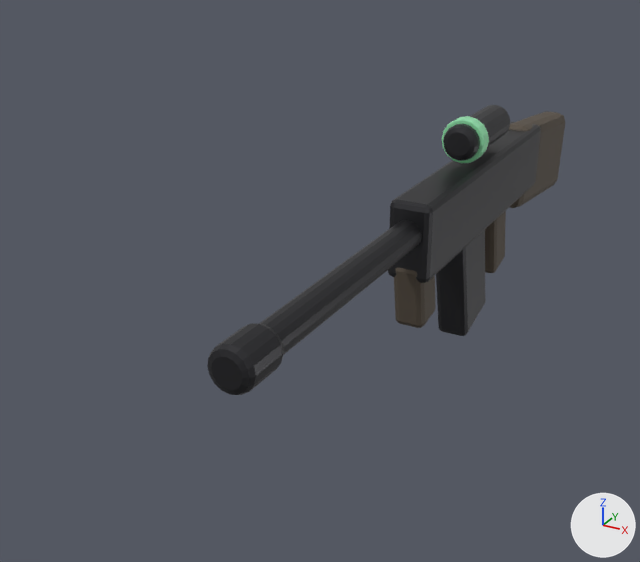
Two versions of the glTF model game/assets/models/rifle.glb, one commit apart.
One viewpoint serves both versions: a 50 mm lens placed at (0.385, -1.147, 0.385), pointed at (-0.111, -0.245, -0.066). Lighting does not change. The marker at lower right points along +X, +Y and +Z. The picture after the commit comes second. Where no turn or scale is listed for an object, it has been applied to the vertices. Vertices at exactly the same position are counted once.

The scene before the commit, as lines of its bpy script (objects in view):
```python
ob_barrel = bpy.data.objects.new('barrel', me_cylinder)
ob_barrel.location = (0.0, -0.38, 0.012)
ob_foregrip = bpy.data.objects.new('foregrip', me_cube_004)
ob_foregrip.location = (0.0, 0.0, 0.0)
ob_mag = bpy.data.objects.new('mag', me_cube_002)
ob_mag.location = (0.0, 0.0, 0.0)
ob_muzzle = bpy.data.objects.new('muzzle', me_cylinder_001)
ob_muzzle.location = (0.0, -0.58, 0.012)
ob_receiver = bpy.data.objects.new('receiver', me_cube)
ob_receiver.location = (0.0, 0.0, 0.0)
ob_scope = bpy.data.objects.new('scope', me_cylinder_002)
ob_scope.location = (0.0, 0.0, 0.085)
ob_scope_ring = bpy.data.objects.new('scope_ring', me_cylinder_003)
ob_scope_ring.location = (0.0, -0.05, 0.085)
ob_stock = bpy.data.objects.new('stock', me_cube_001)
ob_stock.location = (0.0, 0.0, 0.0)
# also in view: 'grip' at (0.0, 0.08, -0.09)
```
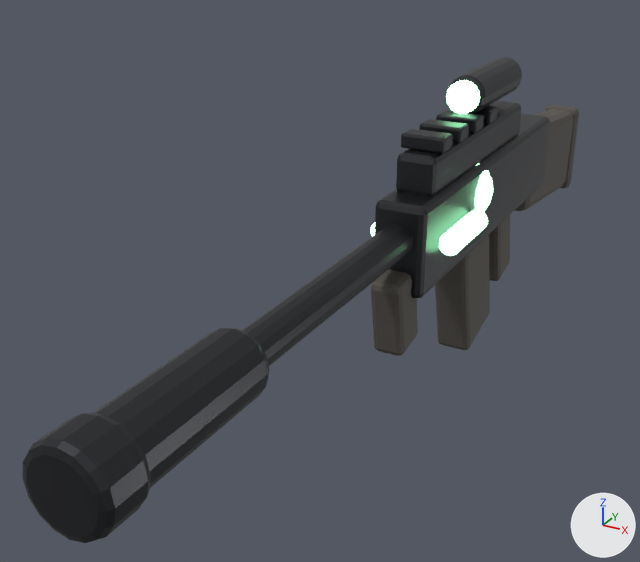
Commit message: Boss theme (dynamic crossfade when PZ manifests) + energy rifle v2 with glowing core + custom/weapon.glb drop-in slot

Where the change shows, as pixel boxes (x1, y1, x2, y2) in the pictures (640 x 562 px; the box of a moved part takes in the faces that stretch with it):
'receiver', rescaled (14% wider, 14% taller)
    before: (388, 122, 541, 283)
    after: (375, 114, 550, 298)
'suppressor', added
    after: (94, 328, 269, 488)
'muzzle_brake', added
    after: (23, 413, 151, 543)
'barrel', moved
    before: (259, 220, 422, 355)
    after: (241, 224, 413, 366)
'chassis_top', added
    after: (396, 101, 521, 197)
'mag', mesh rescaled (10% wider, 8% taller)
    before: (436, 230, 486, 336)
    after: (435, 235, 490, 350)
'foregrip', reshaped
    before: (394, 267, 435, 328)
    after: (371, 269, 418, 356)
'muzzle', deleted
    before: (207, 323, 284, 395)
'scope', moved
    before: (443, 105, 510, 161)
    after: (448, 57, 522, 114)
'cellR', added
    after: (439, 210, 488, 256)
'rail3', added
    after: (401, 129, 453, 153)
'lens', added
    after: (446, 80, 480, 114)
'scope_ring', deleted (green)
    before: (442, 116, 489, 164)
'rail2', added
    after: (419, 119, 469, 142)
'stock_pad', added
    after: (545, 105, 579, 188)
'core', added
    after: (475, 164, 493, 212)
'rail1', added
    after: (436, 111, 484, 133)
'rail0', added
    after: (452, 106, 498, 123)
'cellL', added (mostly hidden)
    after: (370, 222, 375, 237)
part 1 of me_cube_004, moved or reshaped
    before: (395, 267, 417, 275)
    after: (371, 281, 402, 295)
part 2 of me_cube_004, moved or reshaped
    before: (394, 271, 425, 328)
    after: (371, 289, 405, 356)
part 3 of me_cube_004, moved or reshaped (not visible before)
    after: (374, 269, 412, 292)
part 4 of me_cube_004, moved or reshaped
    before: (424, 276, 435, 325)
    after: (402, 281, 418, 354)

Patch to the scene script:
```diff
--- a/game/assets/models/rifle.glb.py
+++ b/game/assets/models/rifle.glb.py
@@ me_cube_004 @@
-me_cube_004.from_pydata(...)  # 56 vertices, 108 faces; spans x -0.02..0.02, y -0.231..-0.169, z -0.1173..-0.0227
+me_cube_004.from_pydata(...)  # 56 vertices, 108 faces; spans x -0.02..0.02, y -0.2944..-0.2256, z -0.1276..-0.0224
+# me_cube_004 part 1: all 14 vertices in x -0.02..0.02, y -0.231..-0.2232, z -0.0379..-0.0286 are moved by (0.0, -0.0633, -0.0005)
+# me_cube_004 part 2: all 14 vertices in x -0.02..0.02, y -0.2182..-0.2089, z -0.1173..-0.1094 are moved by (0.0, -0.0616, -0.0104)
+# me_cube_004 part 3: all 14 vertices in x -0.02..0.02, y -0.1911..-0.1818, z -0.0306..-0.0227 are moved by (0.0, -0.0584, 0.0004)
+# me_cube_004 part 4: all 14 vertices in x -0.02..0.02, y -0.1768..-0.169, z -0.1114..-0.1021 are moved by (0.0, -0.0567, -0.0095)
 me_cube_004.materials.append(mat_grip)
@@ me_cube_002 @@
-me_cube_002.from_pydata(...)  # 56 vertices, 108 faces; spans x -0.023..0.023, y -0.092..0.032, z -0.201..-0.019
+me_cube_002.from_pydata(...)  # 56 vertices, 108 faces; spans x -0.025..0.025, y -0.09..0.05, z -0.227..-0.023
+# me_cube_002 part 5: the whole mesh is scaled about its middle by (1.14, 1.12, 1.12), then moved by (0.0, 0.01, -0.015)
 me_cube_002.materials.append(mat_gunmetal)
@@ me_cube @@
-me_cube.from_pydata(...)  # 56 vertices, 108 faces; spans x -0.027..0.027, y -0.23..0.23, z -0.05..0.05
+me_cube.from_pydata(...)  # 56 vertices, 108 faces; spans x -0.032..0.032, y -0.26..0.26, z -0.058..0.058
+# me_cube part 6: the whole mesh is scaled about its middle by (1.21, 1.13, 1.16)
 me_cube.materials.append(mat_gunmetal)
@@ ob_barrel @@
 ob_barrel = bpy.data.objects.new('barrel', me_cylinder)
-ob_barrel.location = (0.0, -0.38, 0.012)
+ob_barrel.location = (0.0, -0.44, 0.015)
@@ ob_muzzle @@
-ob_muzzle = bpy.data.objects.new('muzzle', me_cylinder_001)
@@ ob_scope @@
 ob_scope = bpy.data.objects.new('scope', me_cylinder_002)
-ob_scope.location = (0.0, 0.0, 0.085)
+ob_scope.location = (0.0, 0.02, 0.145)
@@ ob_scope_ring @@
-ob_scope_ring = bpy.data.objects.new('scope_ring', me_cylinder_003)
@@ ob_suppressor @@
+ob_suppressor = bpy.data.objects.new('suppressor', me_cylinder_001_1)  # 96 vertices, 188 faces; spans x -0.034..0.034, y -0.09..0.09, z -0.034..0.034; in mat_gunmetal (dark grey #3c3d40)
+ob_suppressor.location = (0.0, -0.68, 0.015)
@@ ob_stock_pad @@
+ob_stock_pad = bpy.data.objects.new('stock_pad', me_cube_003_1)  # 56 vertices, 108 faces; spans x -0.03..0.03, y 0.445..0.475, z -0.12..0.03; in mat_darkpoly (dark grey #55504b)
+ob_stock_pad.location = (0.0, 0.0, 0.0)
@@ ob_rail3 @@
+ob_rail3 = bpy.data.objects.new('rail3', me_cube_010)  # 56 vertices, 108 faces; spans x -0.0275..0.0275, y -0.2..-0.17, z 0.106..0.124; in mat_gunmetal (dark grey #3c3d40)
+ob_rail3.location = (0.0, 0.0, 0.0)
@@ ob_rail2 @@
+ob_rail2 = bpy.data.objects.new('rail2', me_cube_009)  # 56 vertices, 108 faces; spans x -0.0275..0.0275, y -0.145..-0.115, z 0.106..0.124; in mat_gunmetal (dark grey #3c3d40)
+ob_rail2.location = (0.0, 0.0, 0.0)
@@ ob_rail1 @@
+ob_rail1 = bpy.data.objects.new('rail1', me_cube_008)  # 56 vertices, 108 faces; spans x -0.0275..0.0275, y -0.09..-0.06, z 0.106..0.124; in mat_gunmetal (dark grey #3c3d40)
+ob_rail1.location = (0.0, 0.0, 0.0)
@@ ob_rail0 @@
+ob_rail0 = bpy.data.objects.new('rail0', me_cube_007)  # 56 vertices, 108 faces; spans x -0.0275..0.0275, y -0.035..-0.005, z 0.106..0.124; in mat_gunmetal (dark grey #3c3d40)
+ob_rail0.location = (0.0, 0.0, 0.0)
@@ ob_muzzle_brake @@
+ob_muzzle_brake = bpy.data.objects.new('muzzle_brake', me_cylinder_002_1)  # 96 vertices, 188 faces; spans x -0.04..0.04, y -0.025..0.025, z -0.04..0.04; in mat_gunmetal (dark grey #3c3d40)
+ob_muzzle_brake.location = (0.0, -0.78, 0.015)
@@ ob_lens @@
+ob_lens = bpy.data.objects.new('lens', me_cylinder_004)  # a 16-sided cylinder along y spanning x -0.021..0.021, y -0.006..0.006, z -0.021..0.021; in mat_energy_core (green #59bc89, glowing green #a0ffbc)
+ob_lens.location = (0.0, -0.068, 0.145)
@@ ob_core @@
+ob_core = bpy.data.objects.new('core', me_sphere)  # a UV sphere (16 segments, 10 rings, poles along z) spanning x -0.045..0.045, y -0.045..0.045, z -0.045..0.045; in mat_energy_core (green #59bc89, glowing green #a0ffbc)
+ob_core.location = (0.0, -0.06, 0.02)
@@ ob_chassis_top @@
+ob_chassis_top = bpy.data.objects.new('chassis_top', me_cube_001_1)  # 56 vertices, 108 faces; spans x -0.025..0.025, y -0.22..0.12, z 0.055..0.105; in mat_gunmetal (dark grey #3c3d40)
+ob_chassis_top.location = (0.0, 0.0, 0.0)
@@ ob_cellr @@
+ob_cellr = bpy.data.objects.new('cellR', me_cylinder_006)  # a 16-sided cylinder along y spanning x -0.014..0.014, y -0.05..0.05, z -0.014..0.014; in mat_energy_core (green #59bc89, glowing green #a0ffbc)
+ob_cellr.location = (0.045, -0.16, 0.0)
@@ ob_celll @@
+ob_celll = bpy.data.objects.new('cellL', me_cylinder_006.copy())
+ob_celll.location = (-0.045, -0.16, 0.0)
```
